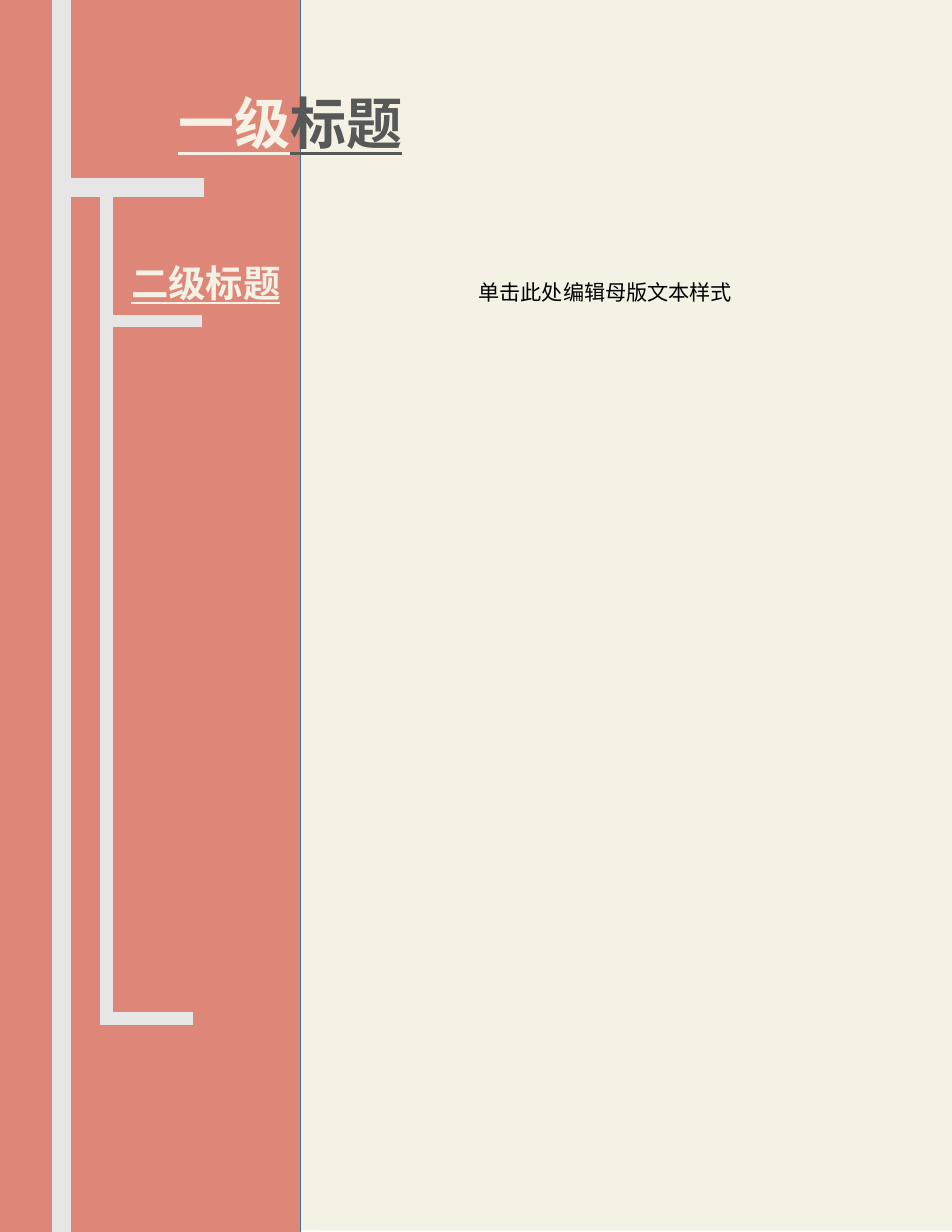
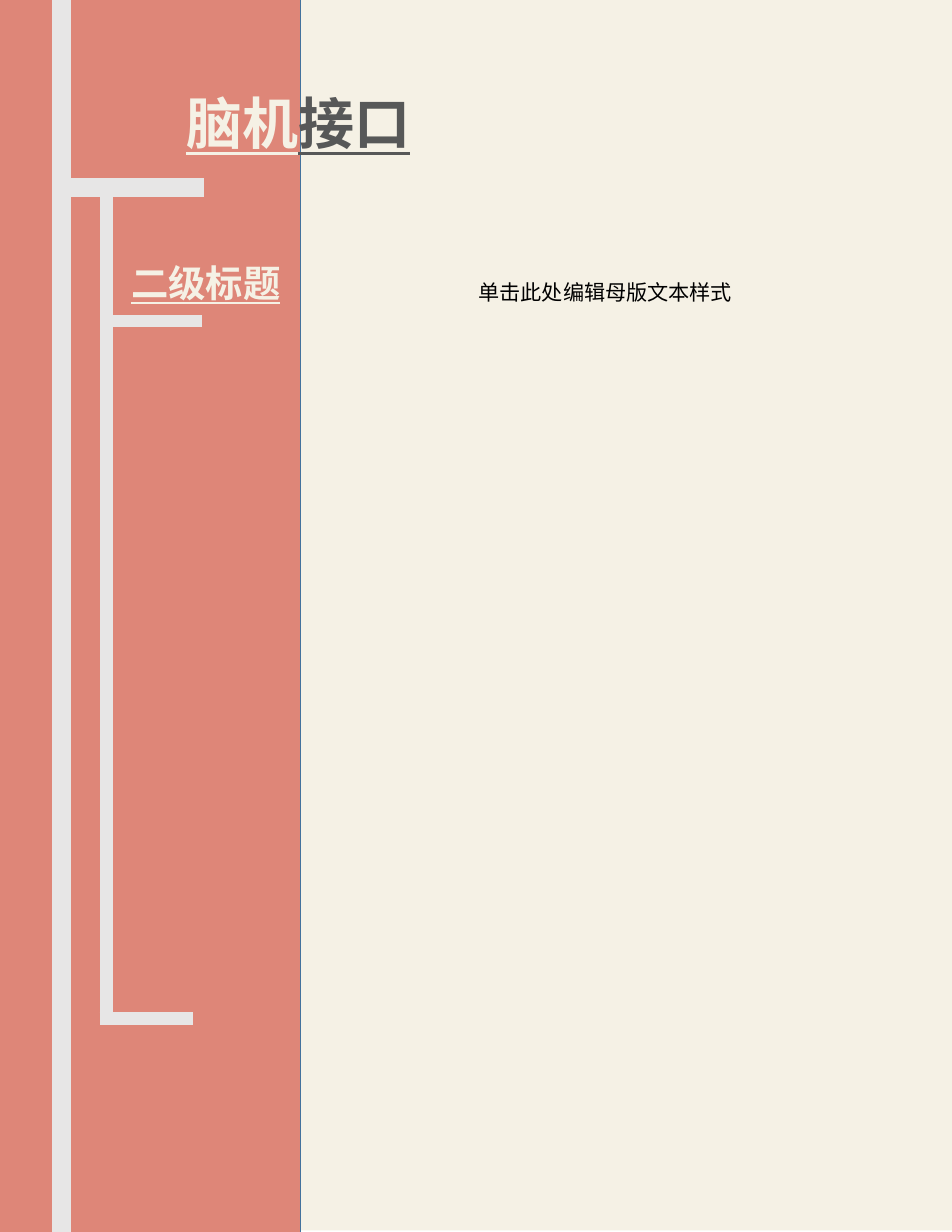
Before and after one commit to XLP-Based-Courses/-, a slide deck: slide 11 of 学习报告文本/学习报告模板.pptx (slide 10 before the commit). Drawn at 952x1232 pixels with LibreOffice and Linux fonts; fonts in the diff are those of the drawing. Boxes give left, top, right and bottom in pixels: in the first picture for what was removed or moved away, otherwise in the second. Text is boxed around its words. In the diff, an @@ line names an element or a change of style, - is before the commit and + after.

```diff
--- a/学习报告文本/学习报告模板.pptx
+++ b/学习报告文本/学习报告模板.pptx
@@ title at box(186, 88, 410, 159): text changed @@
-一级标题
+脑机接口
```
Also in this commit, not shown: 7 other slides changed, 4 slides added, 1 slide removed, 6 other files.
